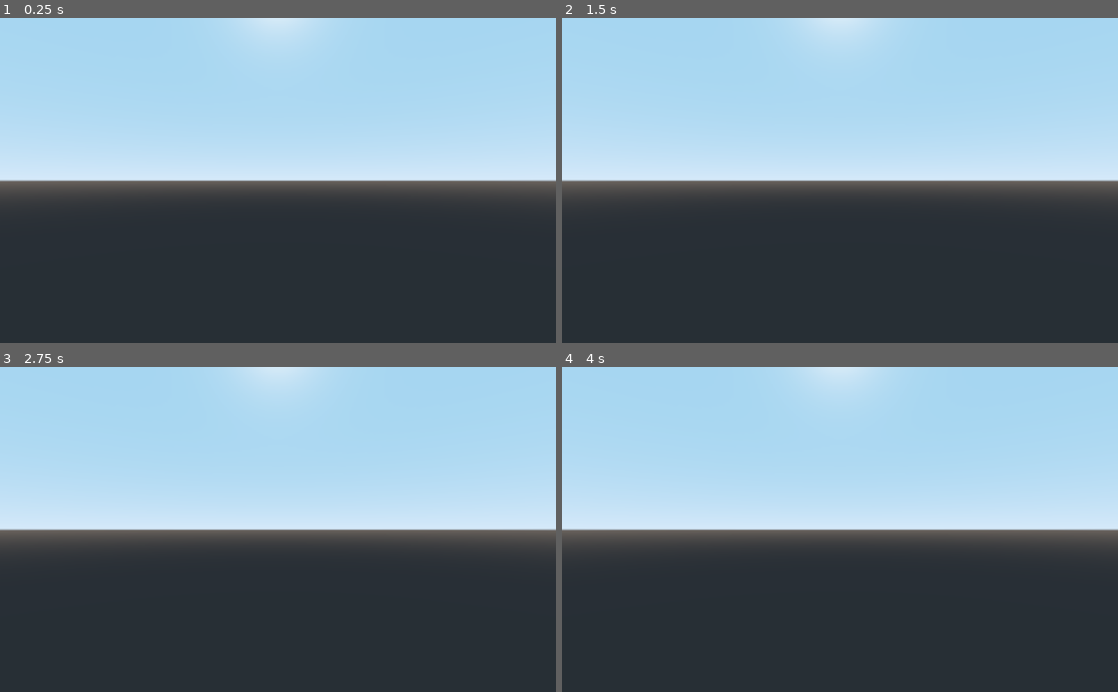
Above: before the commit, frames 1-4 (two rows, left to right).
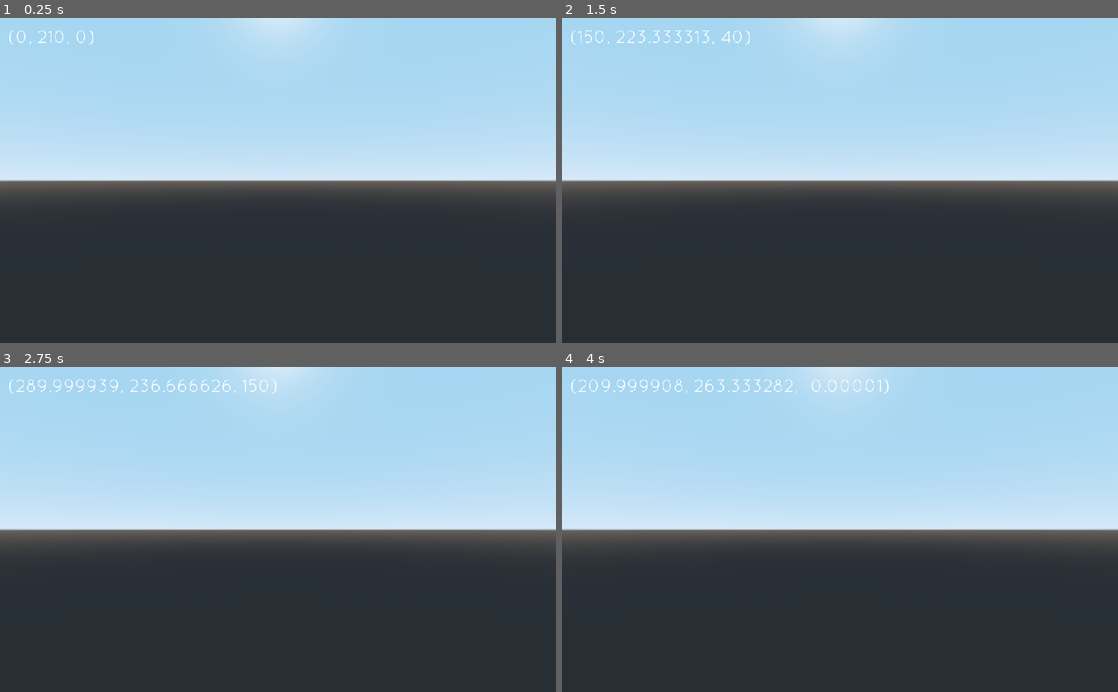
Above: after the commit, the same moments.

Repository: aacitelli/Birdwatch
Game: Godot game, scene res://WorldGen/World.tscn
The game is run twice, just before and just after one commit, with the same random seed, the same clock (stepped at 60 frames per second) and the same inputs. This scene is started directly instead of the project's main scene.
Inputs (mouse positions are in pixels of both pictures, inside the frame that each line leads up to):
- Up to frame 1 (0.25 s): no input
- Up to frame 2 (1.5 s): tap Enter at 0.5 s; move the mouse to (962, 164) at 0.52 s; hold D (move_right) 0.53-1.28 s; tap Space (jump) at 0.77 s; move the mouse to (728, 196) at 1.27 s; hold S (move_backward) from 1.28 s (still down)
- Up to frame 3 (2.75 s): tap Space (jump) at 1.52 s; move the mouse to (333, 458) at 2.02 s; release S (move_backward) at 2.03 s; hold D (move_right) from 2.03 s (still down)
- Up to frame 4 (4 s): move the mouse to (812, 594) at 2.77 s; release D (move_right) at 2.78 s; hold W (move_forward) 2.78-3.53 s; tap Space (jump) at 3.02, 3.77 s; move the mouse to (1006, 578) at 3.52 s; hold A (move_left) from 3.53 s (still down)

The runs differ from the first frame. In frame 1, 0.1% of the frame differs, in the area x 1-17%, y 3-9%; in frame 2, 0.2%; in frame 3, 0.4%; in frame 4, 0.4%, in the area x 1-59%, y 3-9%.
Error before the commit: Invalid get index 'percentiles' (on base: 'null instance'). (res://WorldGen/Chunk.gd:45)
Error after the commit: Invalid get index 'percentiles' (on base: 'null instance'). (res://WorldGen/Chunk.gd:51)

Commit message:
Did something that fixed things, though by all accounts it shouldn't have

Diff:
--- a/Core/Main.tscn
+++ b/Core/Main.tscn
@@ -8,6 +8,7 @@
 [sub_resource type="Environment" id=2]
 background_mode = 2
 background_sky = SubResource( 1 )
+background_color = Color( 1, 1, 1, 1 )
 fog_sun_amount = 0.1
 fog_depth_begin = 0.0
 fog_depth_end = 421.4
--- a/Entities/Player/Player.tscn
+++ b/Entities/Player/Player.tscn
@@ -1,7 +1,9 @@
-[gd_scene load_steps=4 format=2]
+[gd_scene load_steps=6 format=2]
 
 [ext_resource path="res://Entities/Player/Player.gd" type="Script" id=1]
 [ext_resource path="res://WorldGen/terrain.material" type="Material" id=2]
+[ext_resource path="res://Entities/Player/PlayerUI.gd" type="Script" id=3]
+[ext_resource path="res://UI/Fonts/Quicksand-Regular.tres" type="DynamicFont" id=4]
 
 [sub_resource type="BoxShape" id=1]
 
@@ -21,3 +23,16 @@
 
 [node name="MeshInstance" type="MeshInstance" parent="."]
 material_override = ExtResource( 2 )
+
+[node name="CanvasLayer" type="CanvasLayer" parent="."]
+script = ExtResource( 3 )
+
+[node name="Label" type="RichTextLabel" parent="CanvasLayer"]
+margin_left = 15.0
+margin_top = 15.0
+margin_right = 800.0
+margin_bottom = 100.0
+custom_fonts/normal_font = ExtResource( 4 )
+__meta__ = {
+"_edit_use_anchors_": false
+}
--- /dev/null
+++ b/Entities/Player/PlayerUI.gd
@@ -0,0 +1,4 @@
+extends CanvasLayer
+
+func _process(_delta):
+	$Label.text = str(get_parent().translation)
--- a/WorldGen/Chunk.gd
+++ b/WorldGen/Chunk.gd
@@ -17,36 +17,43 @@
 var should_remove
 var water_level
 
-var world_node
+# Chunk Parameters
+var world
 var percentiles
-
-const num_vertices_per_chunk = 4
-
-func _init(noise_height, noise_moisture, chunk_key, chunk_size, max_height):
-
-	self.noise_height = noise_height
-	self.noise_moisture = noise_moisture
-
-	self.x = chunk_key.x * chunk_size
-	self.x_grid = chunk_key.x
-	self.z = chunk_key.y * chunk_size
-	self.z_grid = chunk_key.y
-
-	self.chunk_size = chunk_size
-	self.max_height = max_height
-	self.chunk_key = chunk_key
+var num_vertices_per_chunk
+
+func _init(p_noise_height, p_noise_moisture, p_chunk_key, p_chunk_size, p_max_height):
+
+#	print("p_noise_height: " + str(p_noise_height))
+#	print("p_noise_moisture: " + str(p_noise_moisture))
+#	print("p_chunk_key: " + str(p_chunk_key))
+#	print("p_chunk_size: " + str(p_chunk_size))
+#	print("p_max_height: " + str(p_max_height))
+
+	self.noise_height = p_noise_height
+	self.noise_moisture = p_noise_moisture
+
+	self.x = p_chunk_key.x * p_chunk_size
+	self.x_grid = p_chunk_key.x
+	self.z = p_chunk_key.y * p_chunk_size
+	self.z_grid = p_chunk_key.y
+
+	self.chunk_size = p_chunk_size
+	self.max_height = p_max_height
+	self.chunk_key = p_chunk_key
 
 func _ready():
 
 	# We use this reference a lot, helps with readability
-	world_node = get_node("/root/Main/WorldEnvironment/World")
+	world = get_node("/root/Main/WorldEnvironment/World")
 
 	# Grab values we use frequently here from parent
-	self.percentiles = world_node.percentiles
+	self.percentiles = world.percentiles
+	self.num_vertices_per_chunk = world.num_vertices_per_chunk
 	self.water_level = percentiles[25]
 
 	# Actually start off generation stuff
-	# generate_water()
+	generate_water()
 	generate_chunk()
 
 func generate_chunk():
@@ -55,45 +62,81 @@
 
 	# Iterate through each vertex, constructing a 2D array that holds the height (in actual height) and moisture (in noise) for each of the vertices in the plot
 	# TODO: This data type is passed by value (no idea why); If this takes up a bunch of processing time this is probably something I'll need to fix
-	var ocean = PoolVector3Array()
-	var beach = PoolVector3Array()
-	var lowlands = PoolVector3Array()
-	var highlands = PoolVector3Array()
-	var mountains = PoolVector3Array()
-
-	var vertex_noise_values = {}
-	for local_x in range(0, num_vertices_per_chunk + 1):
-		for local_z in range(0, num_vertices_per_chunk + 1):
-
-			# Get it's width and height
-			var vertex_height = world_node.noise_to_height(noise_height.get_noise_3d(x + local_x, 0, z + local_z))
-			var vertex_moisture = noise_moisture.get_noise_3d(x + local_x, 0, z + local_z)
-			var pos_3d = Vector3(local_x, vertex_height, local_z)
-
-			# Ocean (0 to 25th Percentile)
-			if vertex_height >= 0 && vertex_height <= self.water_level:
-				ocean.append(pos_3d)
-				continue
-
-			# Beach (25th to 30th Percentile)
-			if vertex_height > self.water_level && vertex_height <= percentiles[30]:
-				beach.append(pos_3d)
-				continue
-
-			# Lowlands (30th to 65th Percentile)
-			if vertex_height > percentiles[30] && vertex_height <= percentiles[65]:
-				lowlands.append(pos_3d)
-				continue
-
-			# Highlands (65th to 85th Percentile)
-			if vertex_height > percentiles[65] && vertex_height <= percentiles[85]:
-				highlands.append(pos_3d)
-				continue
-
-			# Mountains (85th Percentile Up)
+	var ocean = []
+	var beach = []
+	var lowlands = []
+	var highlands = []
+	var mountains = []
+
+	# I will never choose a chunk_size that isn't cleanly divisible by the number of vertices, so no weird decimal math should happen here
+	# This loop inserts triplets of three vertices to make up each "triangle" of the terrain
+	var subgrid_unit_size = chunk_size / num_vertices_per_chunk
+
+#	print("subgrid_unit_size: " + str(subgrid_unit_size))
+	for local_x in range(0, chunk_size, subgrid_unit_size):
+		for local_z in range(0, chunk_size, subgrid_unit_size):
+
+			# TODO: Implement moisture
+			# Get the four vertices around this block; They are what we do calculations with
+			var tl_height = world.get_height(x + local_x, 0, z + local_z)
+			var tl_pos = Vector3(x + local_x, tl_height, z + local_z)
+#			print("tl_pos: " + str(tl_pos))
+			var tr_height = world.get_height(x + local_x + subgrid_unit_size, 0, z + local_z)
+			var tr_pos = Vector3(x + local_x + subgrid_unit_size, tr_height, z + local_z)
+#			print("tr_pos: " + str(tr_pos))
+			var bl_height = world.get_height(x + local_x, 0, z + local_z + subgrid_unit_size)
+			var bl_pos = Vector3(x + local_x, bl_height, z + local_z + subgrid_unit_size)
+#			print("bl_pos: " + str(bl_pos))
+			var br_height = world.get_height(x + local_x + subgrid_unit_size, 0, z + local_z + subgrid_unit_size)
+			var br_pos = Vector3(x + local_x + subgrid_unit_size, br_height, z + local_z + subgrid_unit_size)
+#			print("br_pos: " + str(br_pos))
+
+			# TODO: Make this more modular by having one master data structure that holds all of this. Can figure out the details when I get there; Currently just trying to make it *work*.
+			# Top-left triangle of the current block
+			var tl_height_average = (tl_height + tr_height + bl_height) / 3.0
+			if tl_height_average >= 0 and tl_height_average <= self.water_level:
+				ocean.append(tl_pos)
+				ocean.append(tr_pos)
+				ocean.append(bl_pos)
+			elif tl_height_average > self.water_level and tl_height_average <= percentiles[30]:
+				beach.append(tl_pos)
+				beach.append(tr_pos)
+				beach.append(bl_pos)
+			elif tl_height_average > percentiles[30] and tl_height_average <= percentiles[65]:
+				lowlands.append(tl_pos)
+				lowlands.append(tr_pos)
+				lowlands.append(bl_pos)
+			elif tl_height_average > percentiles[65] and tl_height_average <= percentiles[85]:
+				highlands.append(tl_pos)
+				highlands.append(tr_pos)
+				highlands.append(bl_pos)
 			else:
-				mountains.append(pos_3d)
-				continue
+				mountains.append(tl_pos)
+				mountains.append(tr_pos)
+				mountains.append(bl_pos)
+
+			# Bottom-right triangle of the current block
+			var br_height_average = (tr_height + bl_height + br_height) / 3.0
+			if br_height_average >= 0 and br_height_average <= self.water_level:
+				ocean.append(tr_pos)
+				ocean.append(bl_pos)
+				ocean.append(br_pos)
+			elif br_height_average > self.water_level and br_height_average <= percentiles[30]:
+				beach.append(tr_pos)
+				beach.append(bl_pos)
+				beach.append(br_pos)
+			elif br_height_average > percentiles[30] and br_height_average <= percentiles[65]:
+				lowlands.append(tr_pos)
+				lowlands.append(bl_pos)
+				lowlands.append(br_pos)
+			elif br_height_average > percentiles[65] and br_height_average <= percentiles[85]:
+				highlands.append(tr_pos)
+				highlands.append(bl_pos)
+				highlands.append(br_pos)
+			else:
+				mountains.append(tr_pos)
+				mountains.append(bl_pos)
+				mountains.append(br_pos)
 
 	# Materials for each biome
 	var ocean_material = preload("res:///WorldGen/Biomes/OceanMaterial.tres")
@@ -102,11 +145,11 @@
 	var highlands_material = preload("res:///WorldGen/Biomes/HighlandsMaterial.tres")
 	var mountains_material = preload("res:///WorldGen/Biomes/MountainsMaterial.tres")
 
-	print("Ocean Vertices: " + str(ocean))
-	print("Beach Vertices: " + str(beach))
-	print("Lowlands Vertices: " + str(lowlands))
-	print("Highlands Vertices: " + str(highlands))
-	print("Mountains Vertices: " + str(mountains))
+#	print("Ocean Vertices: " + str(ocean))
+#	print("Beach Vertices: " + str(beach))
+#	print("Lowlands Vertices: " + str(lowlands))
+#	print("Highlands Vertices: " + str(highlands))
+#	print("Mountains Vertices: " + str(mountains))
 
 	# Take each list of vertices through the function that'll draw them with the specified material
 	render_set_of_vertices_with_material(ocean, ocean_material)
@@ -114,6 +157,31 @@
 	render_set_of_vertices_with_material(lowlands, lowlands_material)
 	render_set_of_vertices_with_material(highlands, highlands_material)
 	render_set_of_vertices_with_material(mountains, mountains_material)
+
+# Does exactly what it says it does, shockingly
+func render_set_of_vertices_with_material(vertices, material):
+
+	var st = SurfaceTool.new()
+	st.begin(Mesh.PRIMITIVE_TRIANGLES)
+	st.set_material(material)
+
+	for vertex in vertices:
+		st.add_vertex(vertex)
+
+	var mesh_instance = MeshInstance.new()
+	mesh_instance.mesh = st.commit()
+	# mesh_instance.create_trimesh_collision() # Literally just adds collision ezpz
+	mesh_instance.cast_shadow = GeometryInstance.SHADOW_CASTING_SETTING_OFF # Don't do shadows, fam
+	add_child(mesh_instance)
+
+func generate_water():
+	var plane_mesh = PlaneMesh.new()
+	plane_mesh.size = Vector2(chunk_size, chunk_size)
+	plane_mesh.material = preload("res:///WorldGen/water.material")
+	var mesh_instance = MeshInstance.new()
+	mesh_instance.mesh = plane_mesh
+	mesh_instance.translation.y = water_level
+	add_child(mesh_instance)
 
 # Returns [subdivide_width, subdivide_depth]
 func calc_subchunk_dimensions(vertices):
@@ -140,27 +208,7 @@
 	var depth = max_z - min_z
 	return Vector2(width, depth)
 
-# Does exactly what it says it does, shockingly
-func render_set_of_vertices_with_material(vertices, material):
-
-	print("Material: " + str(material))
-
-	var st = SurfaceTool.new()
-	st.begin(Mesh.PRIMITIVE_TRIANGLES)
-	st.set_material(material)
-
-	for vertex in vertices:
-		print("Adding vertex " + str(vertex) + " to Surface Tool.")
-		st.add_uv(Vector2(0, 1))
-		st.add_vertex(vertex)
-	st.generate_normals()
-
-	var mesh_instance = MeshInstance.new()
-	mesh_instance.mesh = st.commit()
-	mesh_instance.create_trimesh_collision() # Literally just adds collision ezpz
-	mesh_instance.cast_shadow = GeometryInstance.SHADOW_CASTING_SETTING_OFF # Don't do shadows, fam
-	add_child(mesh_instance)
-
+# A bunch of saved code incase I need it:
 	# Initialize PlaneMesh to intended values
 	# This is like the "prototype" that we can just edit vertex values of to get what we want
 #	var plane_mesh = PlaneMesh.new()
@@ -223,12 +271,3 @@
 #	mesh_instance.create_trimesh_collision() # Literally just adds collision ezpz
 #	mesh_instance.cast_shadow = GeometryInstance.SHADOW_CASTING_SETTING_OFF # Don't do shadows, fam
 #	add_child(mesh_instance)
-
-func generate_water():
-	var plane_mesh = PlaneMesh.new()
-	plane_mesh.size = Vector2(chunk_size, chunk_size)
-	plane_mesh.material = preload("res:///WorldGen/water.material")
-	var mesh_instance = MeshInstance.new()
-	mesh_instance.mesh = plane_mesh
-	mesh_instance.translation.y = water_level
-	add_child(mesh_instance)
--- a/WorldGen/World.gd
+++ b/WorldGen/World.gd
@@ -1,8 +1,9 @@
 extends Spatial
 
-# Constants we pass into each chunk
+# Chunk-related constants
 const chunk_size = 16
 const chunk_load_radius = 16
+const num_vertices_per_chunk = 4
 
 # Height & Moisture Map Generation
 var height_map_noise
@@ -58,7 +59,7 @@
 # Initialize chunk and add it to the tree when we get idle time
 func load_chunk(chunk_key):
 	var chunk = Chunk.new(height_map_noise, moisture_map_noise, chunk_key, chunk_size, MAX_HEIGHT)
-	chunk.translation = Vector3(chunk_key.x * chunk_size, 0, chunk_key.y * chunk_size)
+	# chunk.translation = Vector3(chunk.x, 0, chunk.z)
 	call_deferred("load_done", chunk)
 
 # Add chunk to tree and move chunk from unready chunks to ready chunks
@@ -151,26 +152,29 @@
 # Removes any chunks deemed too far away from the scene
 func remove_far_chunks():
 	for chunk_key in chunks:
-		print(chunk_key)
 		if chunk_key.distance_to(player_pos) > chunk_load_radius:
 			print("Chunk " + str(chunk_key) + " is too far! Removing from scene.")
 			chunks[chunk_key].call_deferred("free") # .queue_free() works here too
 			chunks.erase(chunk_key)
 
 # Master function that takes noise in range [-1, 1] and spits out its exact height in the world. Located here for SpoC
-func noise_to_height(noise):
-	noise = noise_to_height_no_scaling(noise) # Let other function do all the work up to scaling for SpoC reasons
+func get_height(x, y, z):
+	var noise = get_height_no_scaling(x, y, z) # Let other function do all the work up to scaling for SpoC reasons
 	noise *= scaling_factor # Scale so that mountains are near 100 height
 	if noise > MAX_HEIGHT:
 		print("Generated something above max height; Fix the noise function!")
 	return floor(noise)
 
 # Used to generate the percentiles (b/c normal generation scales BY the percentiles)
-func noise_to_height_no_scaling(noise):
+func get_height_no_scaling(x, y, z):
+	var noise = height_map_noise.get_noise_3d(x, y, z)
 	noise = (noise + 1) / 2 # Transform [-1, 1] to [0, 1]
 	noise = pow(noise, 3) # Accentuates mountains and makes flat areas more common
 	noise *= MAX_HEIGHT # Convert noise to an actual height
 	return noise
+
+func get_moisture(x, y, z):
+	return moisture_map_noise.get_noise_3d(x, y, z)
 
 # Perlin noise is essentially a random distribution. So, it's best to use *percentiles*, not actual heights relative to the max. I regenerate these and hardcode them in whenever I change my height map at all, and just put the hardcoded numbers into shader and chunk classes.
 func generate_percentiles():
@@ -188,7 +192,7 @@
 	for x in range(horiz_lower, horiz_upper, horiz_step):
 		for y in range(y_lower, y_upper, y_step):
 			for z in range(horiz_lower, horiz_upper, horiz_step):
-				height_map.append(noise_to_height_no_scaling(height_map_noise.get_noise_3d(x, y, z)))
+				height_map.append(get_height_no_scaling(x, y, z))
 	height_map.sort()
 
 	percentiles = []
@@ -202,5 +206,5 @@
 	for i in range(0, percentiles.size()):
 		percentiles[i] *= scaling_factor
 
-	print("scaling_factor: " + str(scaling_factor))
-	print("percentiles: " + str(percentiles))
+	# print("scaling_factor: " + str(scaling_factor))
+	# print("percentiles: " + str(percentiles))
